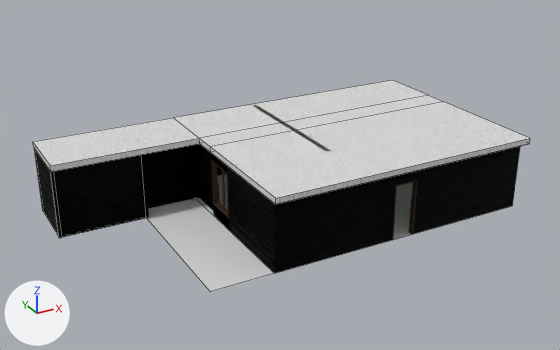
An edit to the Blender file OriginalModels/loft01/loft1.blend, drawn before and after from the same camera.
Both versions are drawn from a camera (50 mm lens) standing at (-63.5, -270.1, 128.3) and looking at (60.9, -43.8, 15.2). Lighting does not change. The marker at lower left points along +X, +Y and +Z. Mesh edges are drawn as thin lines on the coarser meshes.

Script lines for the objects in view, before the commit:
```python
me_loft01_001 = bpy.data.meshes.new('loft01.001')
me_loft01_001.from_pydata(...)  # 6 vertices, 3 faces; spans x 160.0..1406.0, y 0.0, z -6.0..811.0
me_loft01_001.materials.append(mat_ground_1)  # its picture is missing
me_plane = bpy.data.meshes.new('Plane')
me_plane.from_pydata(...)  # 30 vertices, 28 faces; spans x -104.0..55.0, y -42.0..42.0, z 0.0..2.0
me_plane.materials.append(mat_plafondmat)  # picture img_texturescom_concretestucco0119_1_seamless_s_jpg
me_plane_002 = bpy.data.meshes.new('Plane.002')
me_plane_002.from_pydata(...)  # 24 vertices, 18 faces; spans x -20.6..11.1, y -16.5..7.7, z 0.0..25.0
# faces by material slot: [10, 1, 7]
me_plane_002.materials.append(mat_mursdb)
me_plane_002.materials.append(mat_solsdb)
me_plane_002.materials.append(mat_bois)
ob_ground = bpy.data.objects.new('ground', me_loft01_001)
ob_ground.location = (0.0, 0.0, 0.0)
ob_ground.rotation_euler = (1.571, 0.0, 0.0)  # degrees (90, 0, 0)
ob_ground.scale = (0.1, 0.1, 0.1)
ob_plafond = bpy.data.objects.new('plafond', me_plane)
ob_plafond.location = (88.7, -40.7, 25.0)
ob_sdb = bpy.data.objects.new('sdb', me_plane_002)
ob_sdb.location = (4.9, -7.8, 0.0)
# also in view: 'loft01' at (77.9, -40.3, 12.5)
```
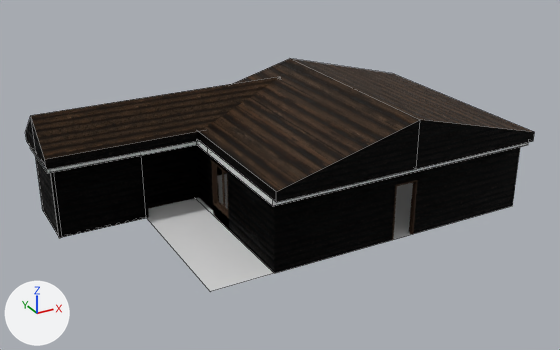
Commit message: ajout toit
ajout toit

Patch to the scene script:
```diff
--- a/OriginalModels/loft01/loft1.blend.py
+++ b/OriginalModels/loft01/loft1.blend.py
@@ me_cube_004 @@
+me_cube_004.from_pydata(...)  # 12 vertices, 10 faces; spans x -27.2..68.8, y -14.5..14.5, z -1.8..12.6
+me_cube_004.materials.append(mat_bois)
@@ me_cube_003 @@
+me_cube_003.from_pydata(...)  # 12 vertices, 10 faces; spans x -52.6..52.6, y -42.5..42.5, z -1.8..15.4
+me_cube_003.materials.append(mat_bois)
@@ ob_plafond @@
 ob_plafond = bpy.data.objects.new('plafond', me_plane)
-ob_plafond.location = (88.7, -40.7, 25.0)
+ob_plafond.location = (87.4, -41.3, 25.0)
@@ ob_cube_002 @@
+ob_cube_002 = bpy.data.objects.new('Cube.002', me_cube_004)
+ob_cube_002.location = (9.7, -12.3, 29.0)
@@ ob_toit @@
+ob_toit = bpy.data.objects.new('toit', me_cube_003)
+ob_toit.location = (89.6, -42.6, 28.9)
```

Where the change shows, as pixel boxes (x1, y1, x2, y2) in the pictures (560 x 350 px):
'plafond', moved
    before: (33, 80, 530, 204)
    after: (30, 141, 529, 206)
'toit', added
    after: (199, 59, 534, 202)
'Cube.002', added
    after: (26, 76, 280, 170)
